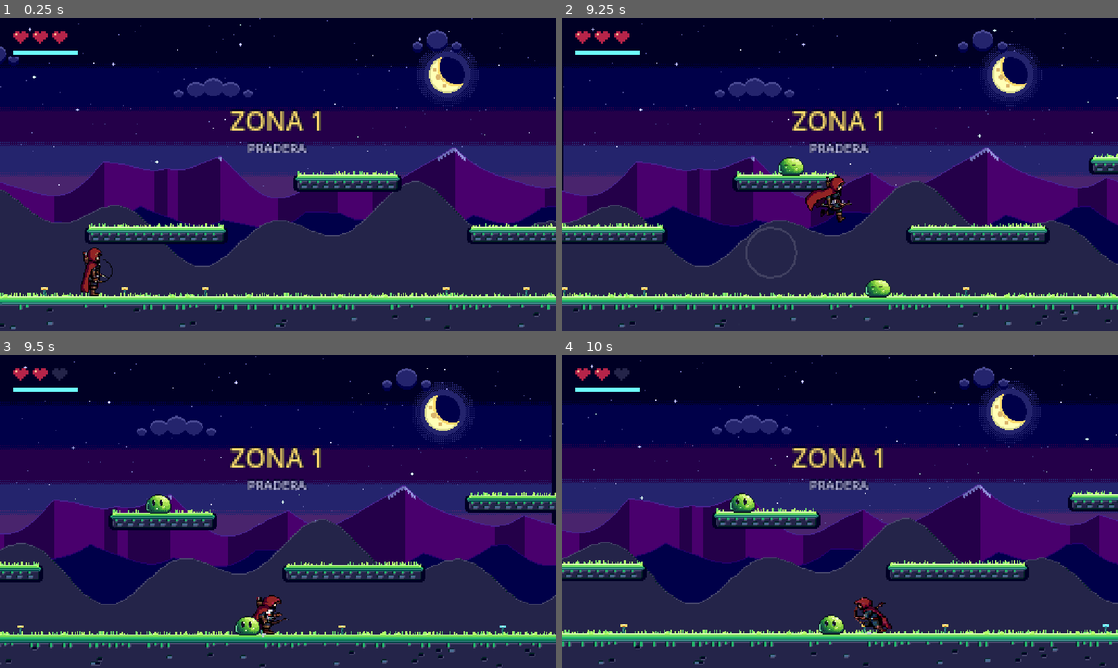
Above: before the commit, frames 1-4 (two rows, left to right).
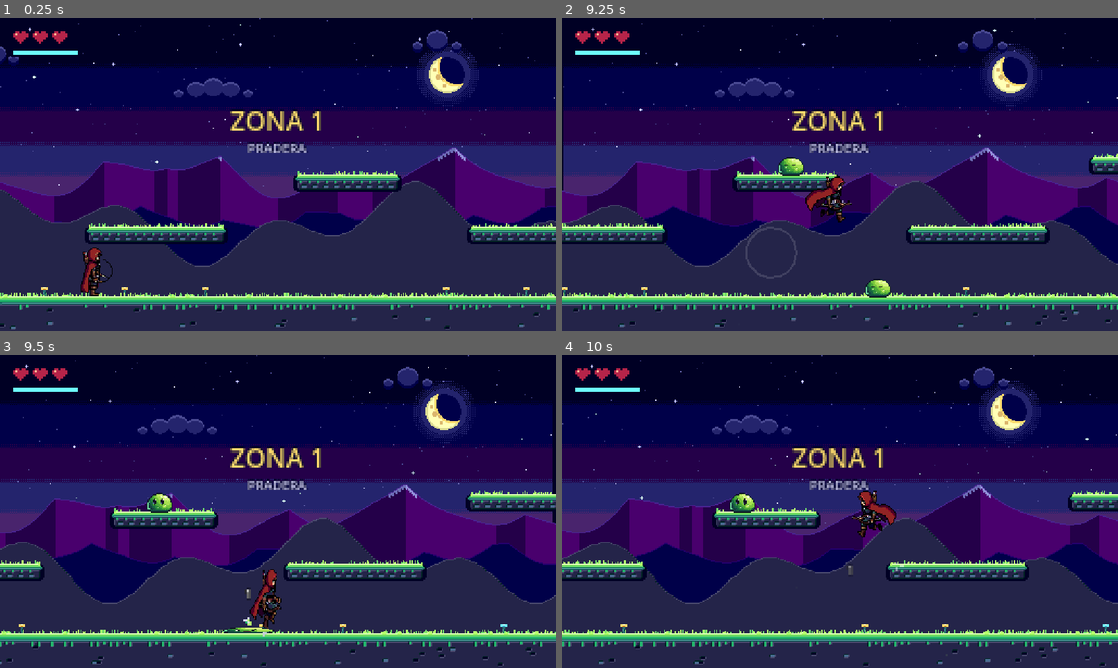
Above: after the commit, the same moments.

Repository: Monguit0/PIP-SLIME-GODOT
Game: Godot game, scene res://scenes/main.tscn
The game is run twice, just before and just after one commit, with the same random seed, the same clock (stepped at 60 frames per second) and the same inputs.
Inputs:
- Up to frame 1 (0.25 s): no input
- Up to frame 2 (9.25 s): hold X (atacar) 0.53-1.28 s; hold Right (derecha) 0.53-2.03 s; tap Space (saltar) at 0.77, 1.52, 3.02, 3.77, 4.52, 6.02, 6.77, 7.52, 9.02 s; tap Shift (especial) at 1.35, 7.35 s; hold Left (izquierda) 2.03-2.78 s; tap R (reiniciar) at 2.1, 8.1 s; hold Right (derecha) 2.78-4.28 s; tap Z at 2.85, 8.85 s; tap K at 3.6 s; hold Left (izquierda) 4.28-5.03 s; tap J at 4.35 s; hold Right (derecha) 5.03-5.78 s; tap V at 5.1 s; hold Left (izquierda) 5.78-7.28 s; tap L at 5.85 s; hold X (atacar) 6.53-7.28 s; hold Right (derecha) from 7.28 s (still down)
- Up to frame 3 (9.5 s): keep holding Right (derecha)
- Up to frame 4 (10 s): release Right (derecha) at 9.53 s; hold Left (izquierda) from 9.53 s (still down); tap K at 9.6 s; tap Space (saltar) at 9.77 s

Frames 1-2 are identical in both runs. In frame 3, 13% of the frame differs, in the area x 0-100%, y 0-100%; in frame 4, 1.3%.

Commit message:
Arreglo: pisar un slime lastimaba a Pip
El pisotón miraba un solo cuadro y la superposición llega con un cuadro de
atraso: cayendo rápido sobre un slime de 7 px, Pip ya tocaba el piso y el
juego lo tomaba como un choque de costado. Ahora mira los últimos cuadros
en el aire y, recién rebotado, no hay ni doble pisotón ni daño.

Co-Authored-By: Claude Opus 5.5 <noreply@anthropic.com>
Claude-Session: https://claude.ai/code/session_01Ei4JdnCu4YgE3Dnq9TvGQ8

Diff:
--- a/scripts/player.gd
+++ b/scripts/player.gd
@@ -58,6 +58,9 @@
 
 var sprite: AnimatedSprite2D
 var prev_bottom := 0.0
+var prev_vy := 0.0
+## pies de los últimos cuadros en el aire bajando (para que el pisotón no dependa de un solo cuadro)
+var recent_bottoms: Array = []
 var stomp_inv := 0.0
 var shoot_t := 0.0
 
@@ -207,6 +210,10 @@
 	var fall_speed := velocity.y
 	var was_floor := is_on_floor()
 	prev_bottom = global_position.y
+	prev_vy = velocity.y
+	recent_bottoms.push_front(prev_bottom if (not was_floor and velocity.y > 0.0) else 1e9)
+	if recent_bottoms.size() > 4:
+		recent_bottoms.pop_back()
 	move_and_slide()
 	if is_on_floor():
 		double_jumped = false
@@ -335,6 +342,7 @@
 	velocity.y = -JUMP * 1.05 if held else -210.0
 	jump_cut = not held
 	stomp_inv = 0.22
+	recent_bottoms.clear()
 	double_jumped = false
 	air_dash = false
 	squash = Vector2(0.8, 1.25)
--- a/scripts/slime.gd
+++ b/scripts/slime.gd
@@ -177,12 +177,20 @@
 		var p := body as Player
 		if p == null or p.dead:
 			continue
-		# pisotón: venía cayendo y en el cuadro anterior tenía los pies arriba del slime
+		# pisotón: viene bajando (respecto del slime) y en el cuadro anterior tenía los pies en la mitad
+		# de arriba del slime. Es generoso a propósito: la superposición se detecta con un cuadro de
+		# atraso y cayendo rápido Pip baja ~4,5 px por cuadro.
 		var top := global_position.y - 7.0
-		if p.velocity.y > 0.0 and p.prev_bottom <= top + 4.0:
+		var stomp := p.velocity.y - velocity.y > 0.0 and p.prev_bottom <= top + 6.0
+		for fb in p.recent_bottoms:
+			if fb <= top + 5.0:
+				stomp = true
+		if p.stomp_inv > 0.0:
+			continue  # recién rebotó en un slime: ni otro pisotón ni daño por un instante
+		if stomp:
 			p.bounce()
 			take_hit(1, 0, true)
-		elif p.stomp_inv <= 0.0:
+		else:
 			p.hurt(global_position.x)
 
 
